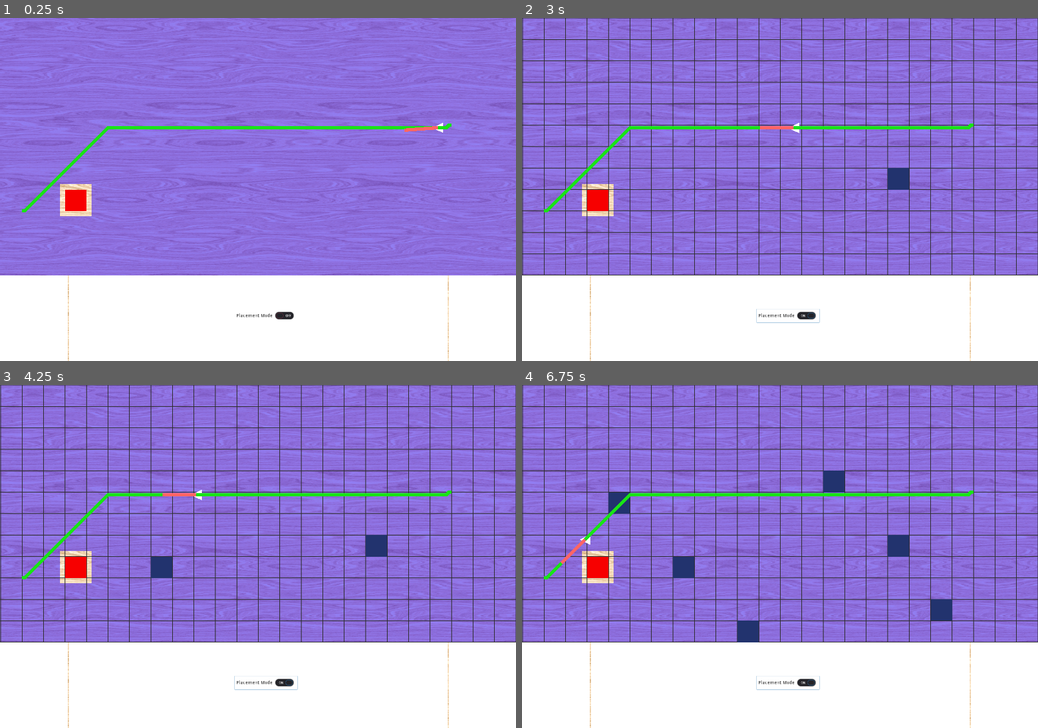
Above: before the commit, frames 1-4 (two rows, left to right).
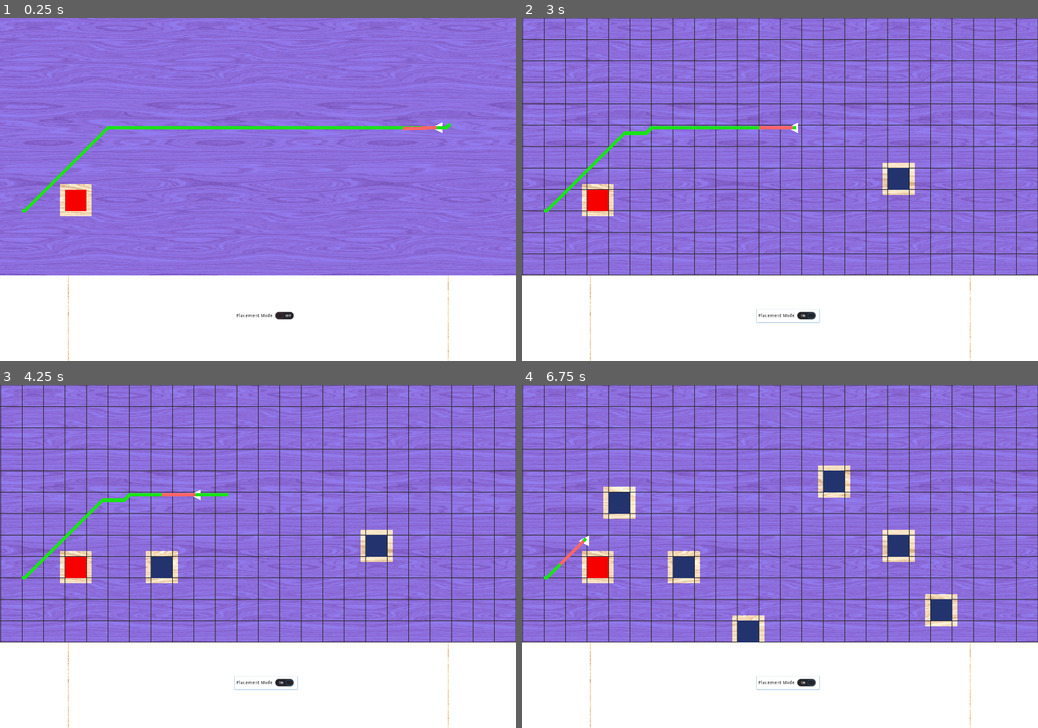
Above: after the commit, the same moments.

Repository: CSMA-Technology/chelydra
Game: Godot game, scene res://levels/TemplateLevel.tscn
Two runs of this game, one before a commit and one after it. Both use one fixed random seed, a clock stepped at 60 frames per second and the inputs below. This scene is started directly instead of the project's main scene.
Inputs (mouse positions are in pixels of both pictures, inside the frame that each line leads up to):
- Up to frame 1 (0.25 s): no input
- Up to frame 2 (3 s): click "Placement Mode" at 0.5 s; click "Placement Mode" at 1.25 s; click "Placement Mode" at 2 s; move the mouse to (893, 172) at 2.77 s; click (893, 172) at 2.92 s
- Up to frame 3 (4.25 s): move the mouse to (154, 573) at 3.52 s; click (154, 573) at 3.67 s
- Up to frame 4 (6.75 s): move the mouse to (831, 481) at 4.27 s; click (831, 481) at 4.42 s; move the mouse to (754, 625) at 5.02 s; click (754, 625) at 5.17 s; move the mouse to (934, 607) at 5.77 s; click (934, 607) at 5.92 s; move the mouse to (625, 505) at 6.52 s; click (625, 505) at 6.67 s

The runs differ from the first frame. In frame 1, less than 0.1% of the frame differs, in the area x 78-88%, y 30-34%; in frame 2, 0.7%; in frame 3, 1.1%; in frame 4, 2.4%, in the area x 7-88%, y 23-75%.

Commit message:
feat(navigation): navigate around towers in real time

Diff:
--- a/Enemies/TemplateEnemy.gd
+++ b/Enemies/TemplateEnemy.gd
@@ -34,6 +34,7 @@
 		move_and_collide(movement)
 
 func update_path():
+	Navigation2DServer.map_force_update(get_world_2d().get_navigation_map())
 	path = Navigation2DServer.map_get_path(get_world_2d().get_navigation_map(), global_position, goal, false)
 	$Debug/PathLine2d.points = path
 	next_destination_idx = 0
--- a/Enemies/TemplateEnemy.tscn
+++ b/Enemies/TemplateEnemy.tscn
@@ -2,7 +2,7 @@
 
 [ext_resource path="res://Enemies/TemplateEnemy.gd" type="Script" id=1]
 
-[node name="TemplateEnemy" type="KinematicBody2D"]
+[node name="TemplateEnemy" type="KinematicBody2D" groups=["Navigators"]]
 collision_layer = 2
 collision_mask = 2
 script = ExtResource( 1 )
--- a/levels/Navigation.gd
+++ b/levels/Navigation.gd
@@ -3,9 +3,14 @@
 const TOWER_SIZE = 64
 const BUFFER = 1
 func _ready():
+	update_nav_area()
+
+func update_nav_area():
 	for tower in $"../Towers".get_children():
 		var starting_cell_v = tower.global_position/cell_size
 		for offset_x in range(-BUFFER, TOWER_SIZE/cell_size.x + BUFFER):
 			for offset_y in range(-BUFFER, TOWER_SIZE/cell_size.y + BUFFER):
 				var offset_v = Vector2(offset_x, offset_y)
 				set_cellv(starting_cell_v + offset_v, -1)
+	update_dirty_quadrants()
+	get_tree().call_group("Navigators", "update_path")
--- a/levels/NavigationPolygonInstance.gd
+++ /dev/null
@@ -1,14 +0,0 @@
-extends NavigationPolygonInstance
-
-const TILE_SIZE = 64
-func _ready():
-	for tower in $"../Towers".get_children():
-		cut_hole(tower.global_position)
-
-func cut_hole(pos:Vector2):
-	navpoly.add_outline(PoolVector2Array([
-		pos, Vector2(pos.x + TILE_SIZE, pos.y),
-		Vector2(pos.x + TILE_SIZE, pos.y + TILE_SIZE),
-		Vector2(pos.x, pos.y+TILE_SIZE)
-	]))
-	navpoly.make_polygons_from_outlines()
--- a/levels/TemplateLevel.gd
+++ b/levels/TemplateLevel.gd
@@ -16,4 +16,5 @@
 func place_tower(position, tower):
 	var new_tower = tower.instance()
 	new_tower.position = position
-	add_child(new_tower)
+	$Towers.add_child(new_tower)
+	$Navigation.update_nav_area()
--- a/levels/TowerPlacement.gd
+++ b/levels/TowerPlacement.gd
@@ -13,8 +13,8 @@
 			tower.position = snap_position*cell_size
 		if event is InputEventMouseButton and event.pressed:
 			var placement_area = $TileMap.get_used_rect()
-			print("placement area: ", placement_area.position, " to ", placement_area.end)
-			print("placement point: ", event.position/cell_size)
+			print_debug("placement area: ", placement_area.position, " to ", placement_area.end)
+			print_debug("placement point: ", event.position/cell_size)
 			if (placement_area.has_point(event.position/cell_size)):
 				emit_signal("place_tower", calculate_snap_position(event.position)*cell_size, tower_scene)
 
